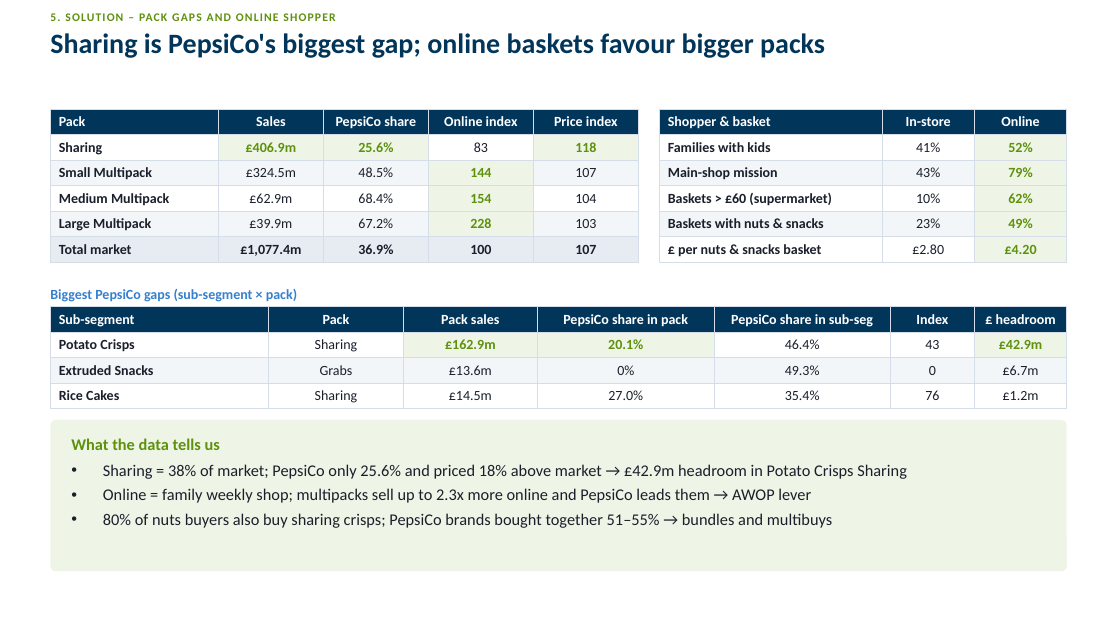
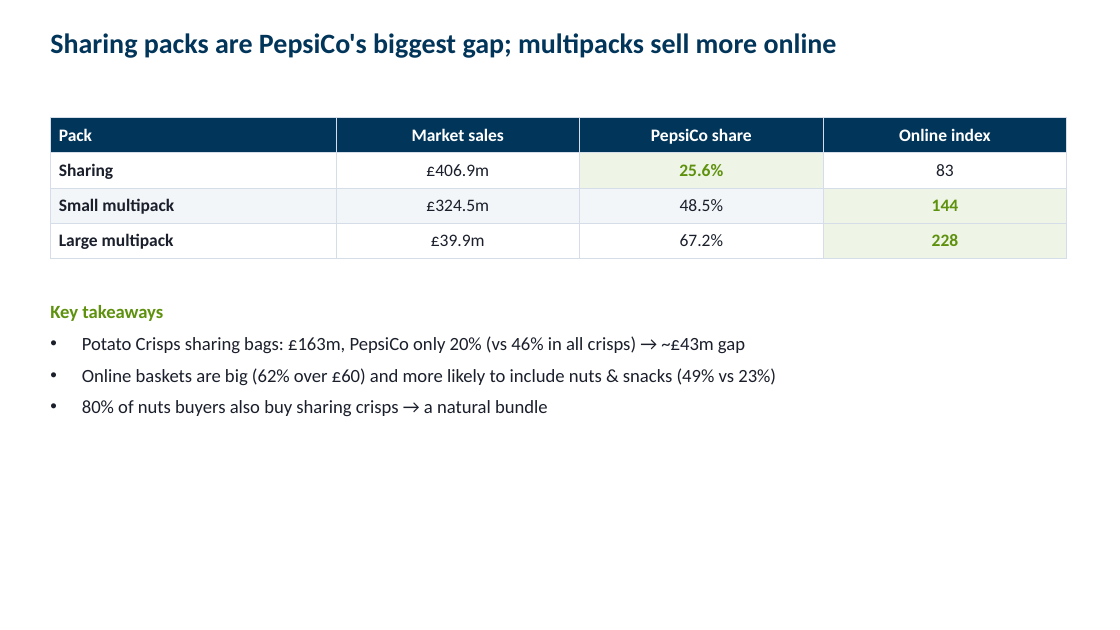
Before and after one commit to harshjunekumar/test-sample, a slide deck: slide 7 of case_study/PepsiCo_Savoury_Case_Study_Deck.pptx. Drawn at 1120x630 pixels with LibreOffice and Linux fonts; fonts in the diff are those of the drawing. Boxes give left, top, right and bottom in pixels: in the first picture for what was removed or moved away, otherwise in the second. Text is boxed around its words. In the diff, an @@ line names an element or a change of style, - is before the commit and + after.

```diff
--- a/case_study/PepsiCo_Savoury_Case_Study_Deck.pptx
+++ b/case_study/PepsiCo_Savoury_Case_Study_Deck.pptx
@@ text removed at (x1=50, y1=13, x2=335, y2=21) @@
-5. SOLUTION – PACK GAPS AND ONLINE SHOPPER
@@ title at (x1=50, y1=33, x2=837, y2=58): text changed @@
-Sharing is PepsiCo's biggest gap; online baskets favour bigger packs
+Sharing packs are PepsiCo's biggest gap; multipacks sell more online
@@ table at (x1=50, y1=118, x2=1067, y2=253) @@
-Pack | Sales | PepsiCo share | Online index | Price index
-Sharing | £406.9m | 25.6% | 83 | 118
-Small Multipack | £324.5m | 48.5% | 144 | 107
-Medium Multipack | £62.9m | 68.4% | 154 | 104
-Large Multipack | £39.9m | 67.2% | 228 | 103
-Total market | £1,077.4m | 36.9% | 100 | 107
+Pack | Market sales | PepsiCo share | Online index
+Sharing | £406.9m | 25.6% | 83
+Small multipack | £324.5m | 48.5% | 144
+Large multipack | £39.9m | 67.2% | 228
@@ table resized from (x1=50, y1=109, x2=639, y2=260) to (x1=50, y1=118, x2=1067, y2=253) @@
@@ table removed at (x1=660, y1=109, x2=1067, y2=261), 6 rows, 3 columns @@
-Shopper & basket | In-store | Online
-Families with kids | 41% | 52%
-Main-shop mission | 43% | 79%
-Baskets > £60 (supermarket) | 10% | 62%
-Baskets with nuts & snacks | 23% | 49%
-£ per nuts & snacks basket | £2.80 | £4.20
@@ text removed at (x1=50, y1=289, x2=297, y2=302) @@
-Biggest PepsiCo gaps (sub-segment × pack)
@@ table removed at (x1=50, y1=307, x2=1067, y2=407), 4 rows, 7 columns @@
-Sub-segment | Pack | Pack sales | PepsiCo share in pack | PepsiCo share in sub-seg | Index | £ headroom
-Potato Crisps | Sharing | £162.9m | 20.1% | 46.4% | 43 | £42.9m
-Extruded Snacks | Grabs | £13.6m | 0% | 49.3% | 0 | £6.7m
-Rice Cakes | Sharing | £14.5m | 27.0% | 35.4% | 76 | £1.2m
@@ text added at (x1=50, y1=305, x2=163, y2=321), 16 pt, text #5E910D, bold @@
+Key takeaways
@@ text added at (x1=82, y1=336, x2=776, y2=416), 16 pt, text #1A1F2B @@
+• Potato Crisps sharing bags: £163m, PepsiCo only 20% (vs 46% in all crisps) → ~£43m gap
+• Online baskets are big (62% over £60) and more likely to include nuts & snacks (49% vs 23%)
+• 80% of nuts buyers also buy sharing crisps → a natural bundle
@@ rounded rectangle removed at (x1=50, y1=420, x2=1067, y2=571) @@
@@ text removed at (x1=71, y1=438, x2=220, y2=450) @@
-What the data tells us
@@ text removed at (x1=103, y1=464, x2=907, y2=528) @@
-• Sharing = 38% of market; PepsiCo only 25.6% and priced 18% above market → £42.9m headroom in Potato Crisps Sharing
-• Online = family weekly shop; multipacks sell up to 2.3x more online and PepsiCo leads them → AWOP lever
-• 80% of nuts buyers also buy sharing crisps; PepsiCo brands bought together 51–55% → bundles and multibuys
```
Also in this commit, not shown: 6 other slides changed, 2 slides added, 2 slides removed.
